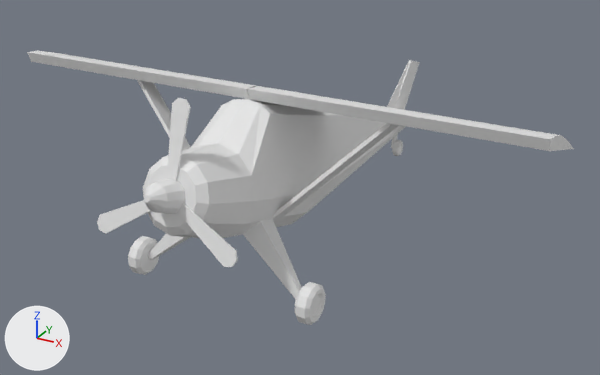
A saved change to the Blender file Render/aeroplane.blend.
Before and after are seen from a camera (50 mm lens) standing at (5.92, -10.21, 6.21) and looking at (-0.1, 0.75, 0.73). The axes (+X, +Y, +Z) are drawn at lower left. The lights are the same throughout.

In view in the first picture: 'BackTopWing', 'BackWheel', 'FrontLegs', 'FrontWheels', 'PlaneBody', 'Propeller', 'Propeller2', 'Propeller3', 'PropellerBase', 'WingSupport', 'Wings'.
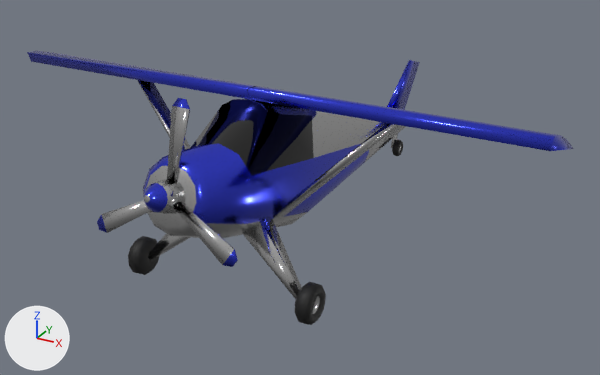
Commit message: Added material to Plane model

Location of each change, (x1, y1, x2, y2) in pixels of the pictures (600 x 375 px):
'Wings', recoloured, shading changed (grey to blue): (27, 51, 574, 151) in both
'FrontLegs', recoloured: (148, 219, 302, 299) in both
'WingSupport', recoloured: (138, 80, 399, 219) in both
'BackTopWing', recoloured (grey to blue): (387, 60, 420, 110) in both
part 1 of me_circle, built on: (252, 109, 406, 212) in both
part 2 of me_circle, recoloured: (145, 99, 312, 238) in both
part 3 of me_circle, recoloured: (191, 99, 314, 175) in both
part 4 of me_circle, recoloured (grey to blue): (143, 144, 316, 224) in both
part 6 of me_circle_004, recoloured (grey to black): (128, 140, 403, 325) in both
part 7 of me_circle_004, recoloured: (312, 145, 401, 314) in both
part 8 of me_circle_006, recoloured: (152, 179, 185, 214) in both
part 9 of me_circle_006, recoloured (white to blue): (144, 183, 168, 212) in both
part 10 of me_plane_001, built on: (97, 98, 237, 267) in both
part 11 of me_plane_001, recoloured: (185, 99, 238, 267) in both
part 12 of me_plane_001, recoloured: (108, 109, 235, 250) in both

What changed in the scene script:
```text
Add mat_blackrubber:
    mat_blackrubber = principled_material('BlackRubber')
    mat_blackrubber.base_color = (0.00451, 0.00451, 0.00451)  # black #0e0e0e
    mat_blackrubber.roughness = 0.628
Add mat_planeglass:
    mat_planeglass = principled_material('PlaneGlass')
    mat_planeglass.base_color = (0.0, 0.0, 0.0)  # black #000000
    mat_planeglass.roughness = 0.0321
Change me_circle:
    used by ob_planebody; location = (0.0, -2.94, 2.04); rotation_euler = (1.264, 0.0, 0.0), in degrees (72, 0, 0); scale = (0.5, 0.5, 0.5)
    remove me_circle.from_pydata(...)  # 83 vertices, 72 faces; spans x -1.3..1.3, y -1.3..2.5, z -15.9..-0.4
    add me_circle.from_pydata(...)  # 97 vertices, 86 faces; spans x -1.3..1.3, y -1.3..2.5, z -15.9..-0.4
    me_circle part 1
    14 faces are deleted
    2 vertices move from x -1.1..1.1, y 0.6, z -5.9 to x -1.1..1.1, y 1.0, z -5.9
    14 vertices are added at x -0.8..0.8, y 0.2..2.5, z -10.9
    8 new faces join them, mat_bluepaint (blue #424de7)
    20 new faces join them, mat_whitepaint (light grey #cccccc)
    me_circle part 2: 31 faces spanning x -1.1..1.1, y -1.3..2.5, z -15.9..-0.4 switch from no material to mat_whitepaint (light grey #cccccc)
    me_circle part 3: 6 faces spanning x -1.1..1.1, y 0.6..2.5, z -5.9..-2.3 switch from no material to mat_planeglass (black #000000)
    me_circle part 4: 21 faces spanning x -1.3..1.3, y -0.6..2.3, z -15.9..-0.4 switch from no material to mat_bluepaint (blue #424de7)
Change me_circle_001:
    where me_circle_001.from_pydata(...)  # 12 vertices, 10 faces; spans x -0.14..0.14, y 2.45..4.53, z -16.66..-13.73
    add me_circle_001.materials.append(mat_bluepaint)  # blue #424de7
Change me_plane:
    where me_plane.from_pydata(...)  # 14 vertices, 8 faces; spans x 0.0..4.13, y -0.66..1.13, z -0.01..0.19
    used by ob_wings; parent = ob_planebody; location = (0.0, -0.617, 1.26)
    me_plane part 5: all faces are now shaded smooth (8 of 8 changed)
    add me_plane.materials.append(mat_bluepaint)  # blue #424de7
Change me_circle_003:
    where me_circle_003.from_pydata(...)  # 8 vertices, 6 faces; spans x 0.65..2.65, y -2.65..-0.65, z -3.75..-3.07
    add me_circle_003.materials.append(mat_whitepaint)  # light grey #cccccc
Change me_circle_004:
    where me_circle_004.from_pydata(...)  # 72 vertices, 62 faces; spans x 0.0..0.228, y -0.286..0.286, z -0.286..0.286
    used by ob_frontwheels; parent = ob_planebody; location = (1.292, -1.238, -1.292)
    me_circle_004 part 6: 61 of the faces centred in x 0.0..0.228, y -0.267..0.267, z -0.267..0.267 switch from no material to mat_blackrubber (black #0e0e0e)
    me_circle_004 part 7: the 1 face centred in x 0.189, y 0.0, z 0.0 switches from no material to mat_whitepaint (light grey #cccccc)
    add me_circle_004.materials.append(mat_whitepaint)  # light grey #cccccc
Change me_circle_006:
    where me_circle_006.from_pydata(...)  # 36 vertices, 26 faces; spans x -0.83..0.83, y -0.83..0.83, z 0.0..1.72
    used by ob_propellerbase; parent = ob_planebody; location = (0.0, -2.751, 0.0); rotation_euler = (1.571, 0.0, 0.0), in degrees (90, 0, 0); scale = (0.272, 0.272, 0.272)
    me_circle_006 part 8: all 13 faces centred in x -0.7..0.7, y -0.7..0.7, z 0.0..0.55 switch from no material to mat_whitepaint (light grey #cccccc)
    me_circle_006 part 9: all 12 faces centred in x -0.39..0.39, y -0.39..0.39, z 1.41 switch from no material to mat_bluepaint (blue #424de7)
Change me_plane_001:
    used by ob_propeller; parent = ob_planebody; location = (0.0, -2.751, 0.0)
    verts and faces of me_plane_001; kept vertices keep their numbers, new ones are numbered from 12
    remove me_plane_001.from_pydata(...)  # 12 vertices, 8 faces; spans x -0.129..0.129, y -0.027..0.0, z 0.176..1.213
    add me_plane_001.from_pydata(...)  # 12 vertices, 10 faces; spans x -0.127..0.127, y -0.027..0.0, z 0.176..1.213
    me_plane_001 part 10
    add delete_faces([(0, 3, 2, 4, 5, 1), (6, 7, 11, 10, 8, 9)])
    add verts[3] = (-0.127, 0.0, 1.102)  # moved
    add verts[5] = (0.127, 0.0, 1.102)  # moved, pixel (190, 109)
    add verts[9] = (-0.127, -0.027, 1.103)  # moved, pixel (171, 105)
    add verts[11] = (0.127, -0.027, 1.103)  # moved, pixel (188, 109)
    add faces += [(2, 4, 5, 3), (8, 9, 11, 10)]  # mat_bluepaint (blue #424de7)
    add faces += [(0, 3, 5, 1), (6, 7, 11, 9)]  # mat_whitepaint (light grey #cccccc)
    me_plane_001 part 11: 4 faces spanning x -0.127..0.127, y -0.027..0.0, z 0.176..1.213 switch from no material to mat_bluepaint (blue #424de7)
    me_plane_001 part 12: 2 faces spanning x -0.127..0.127, y -0.027..0.0, z 0.176..1.103 switch from no material to mat_whitepaint (light grey #cccccc)
Change me_circle_007:
    where me_circle_007.from_pydata(...)  # 8 vertices, 6 faces; spans x 1.04..4.13, y -0.65..2.55, z -4.39..-3.79
    add me_circle_007.materials.append(mat_whitepaint)  # light grey #cccccc
```
